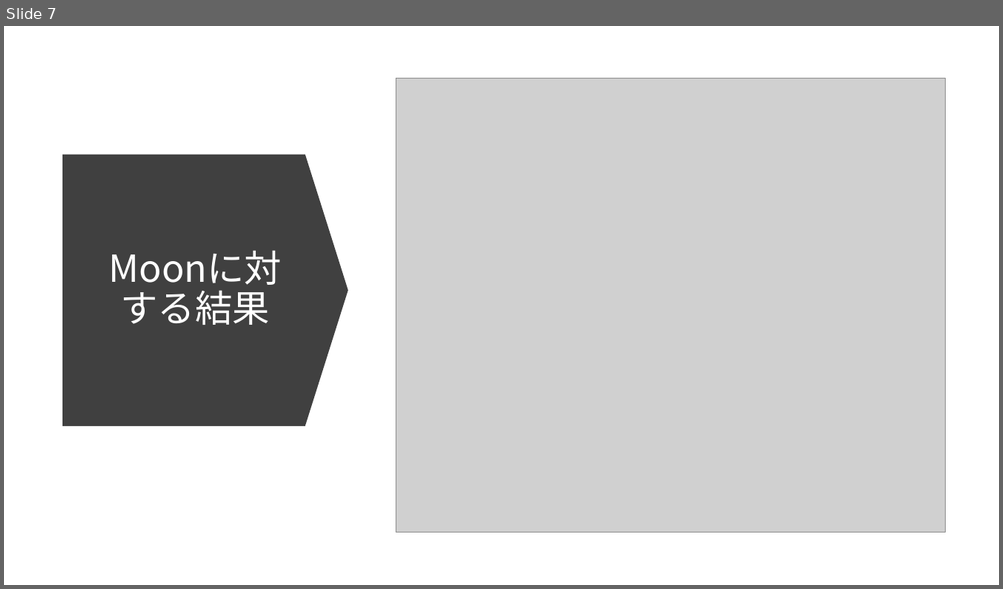
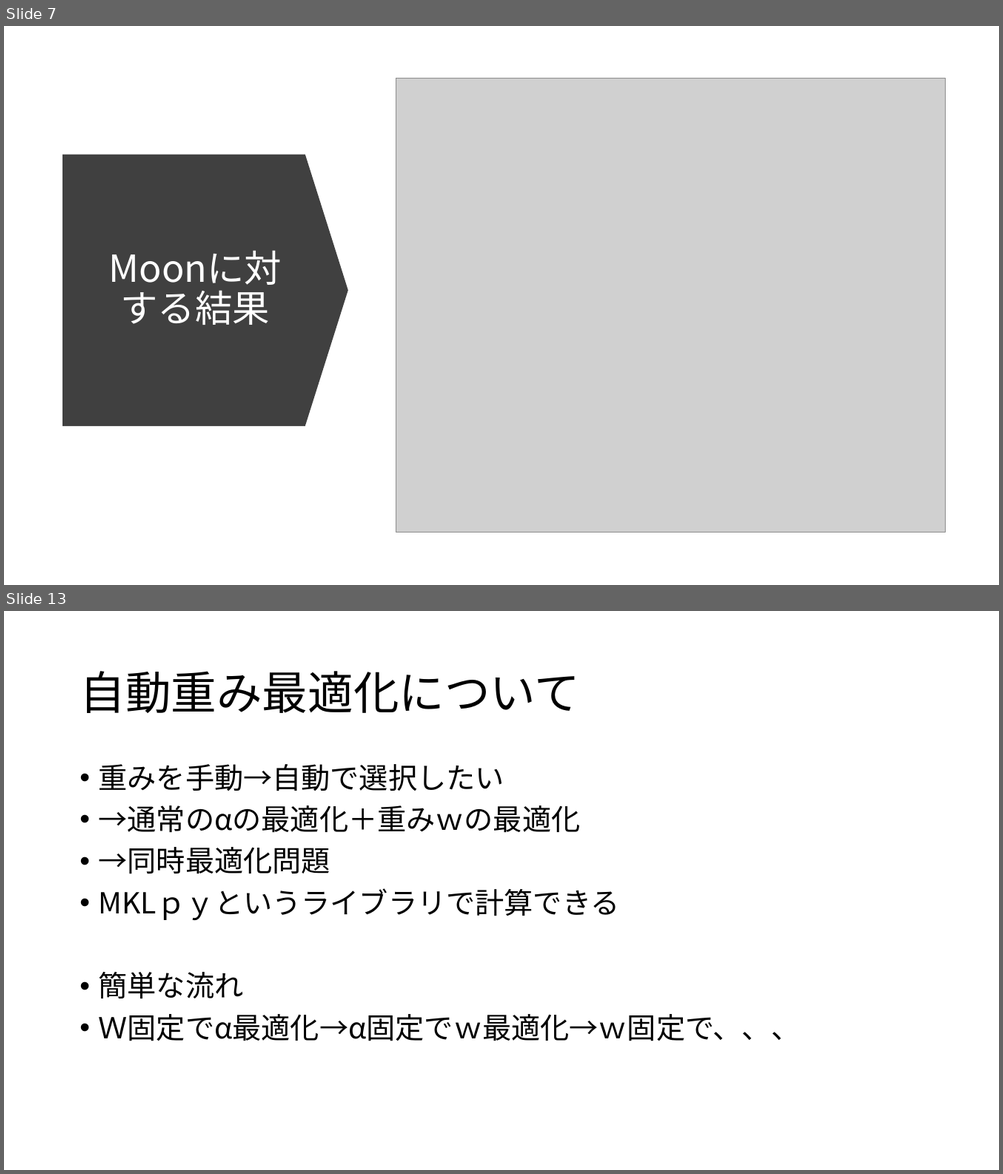
Before and after one commit to daidai-su/mySVM, a slide deck: デモスライド.pptx. Shown one above the other, each under a label of ours: slide 7 before the commit, slides 7 and 13 after it; the slides between them are not shown. The pictures are 1003x589 and 1003x1174 pixels, drawn with LibreOffice and Linux fonts; fonts in the diff are those of the drawing; grey boxes stand for pictures. Boxes give left, top, right and bottom in pixels: in the first picture for what was removed or moved away, otherwise in the second. Text is boxed around its words. In the diff, an @@ line names an element or a change of style, - is before the commit and + after.

```diff
--- a/デモスライド.pptx
+++ b/デモスライド.pptx
@@ slide 13 added at bbox=[4, 611, 999, 1170], background #FFFFFF @@
@@ title added at bbox=[79, 671, 580, 713], 44 pt, text #000000 @@
+自動重み最適化について
@@ text added at bbox=[99, 764, 800, 1042], 28 pt, text #000000 @@
+• 重みを手動→自動で選択したい
+• →通常のαの最適化＋重みｗの最適化
+• →同時最適化問題
+• MKLｐｙというライブラリで計算できる
+• 簡単な流れ
+• Ｗ固定でα最適化→α固定でｗ最適化→ｗ固定で、、、
```
Also in this commit, not shown: 8 other slides added, 1 slide removed.
